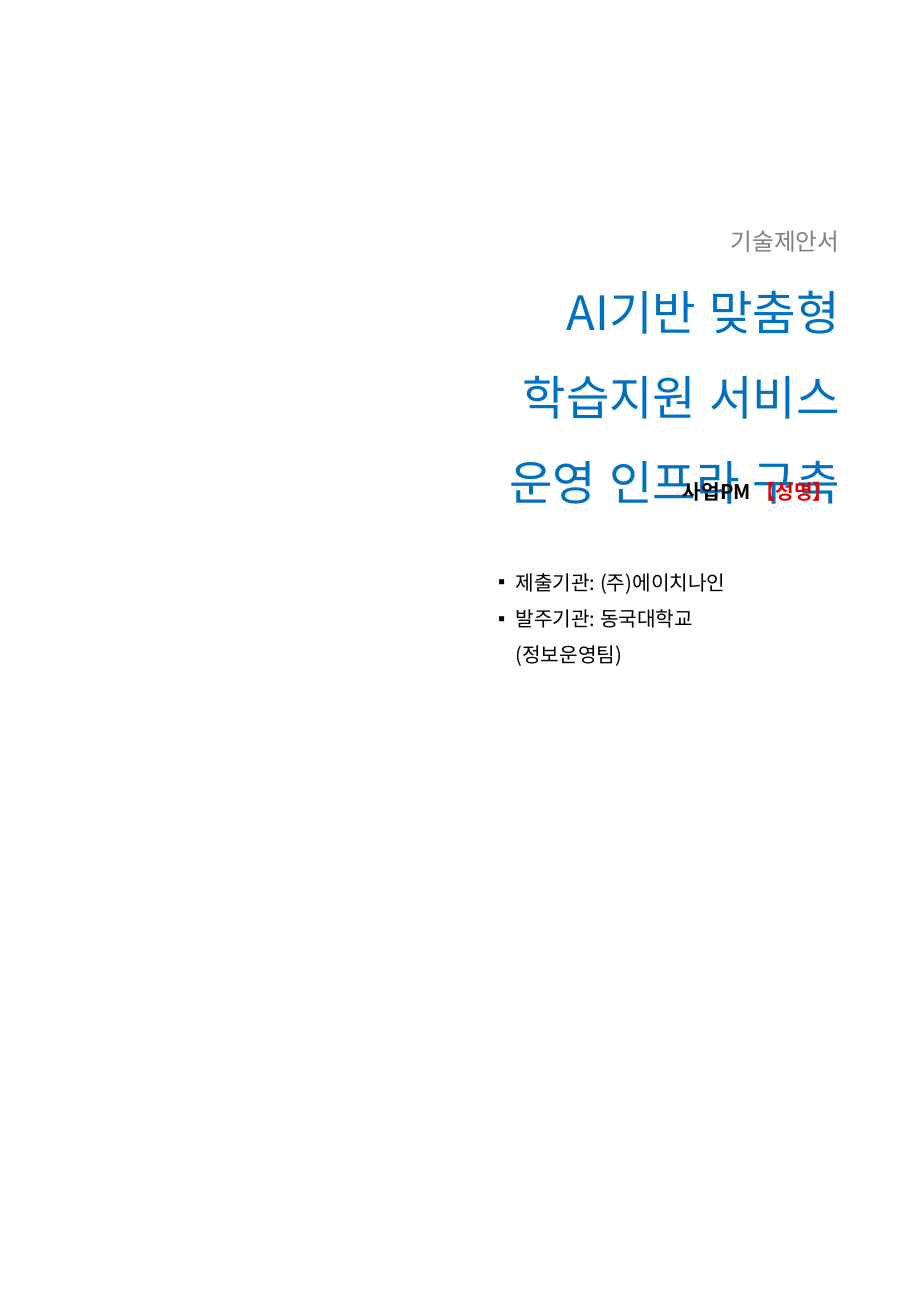
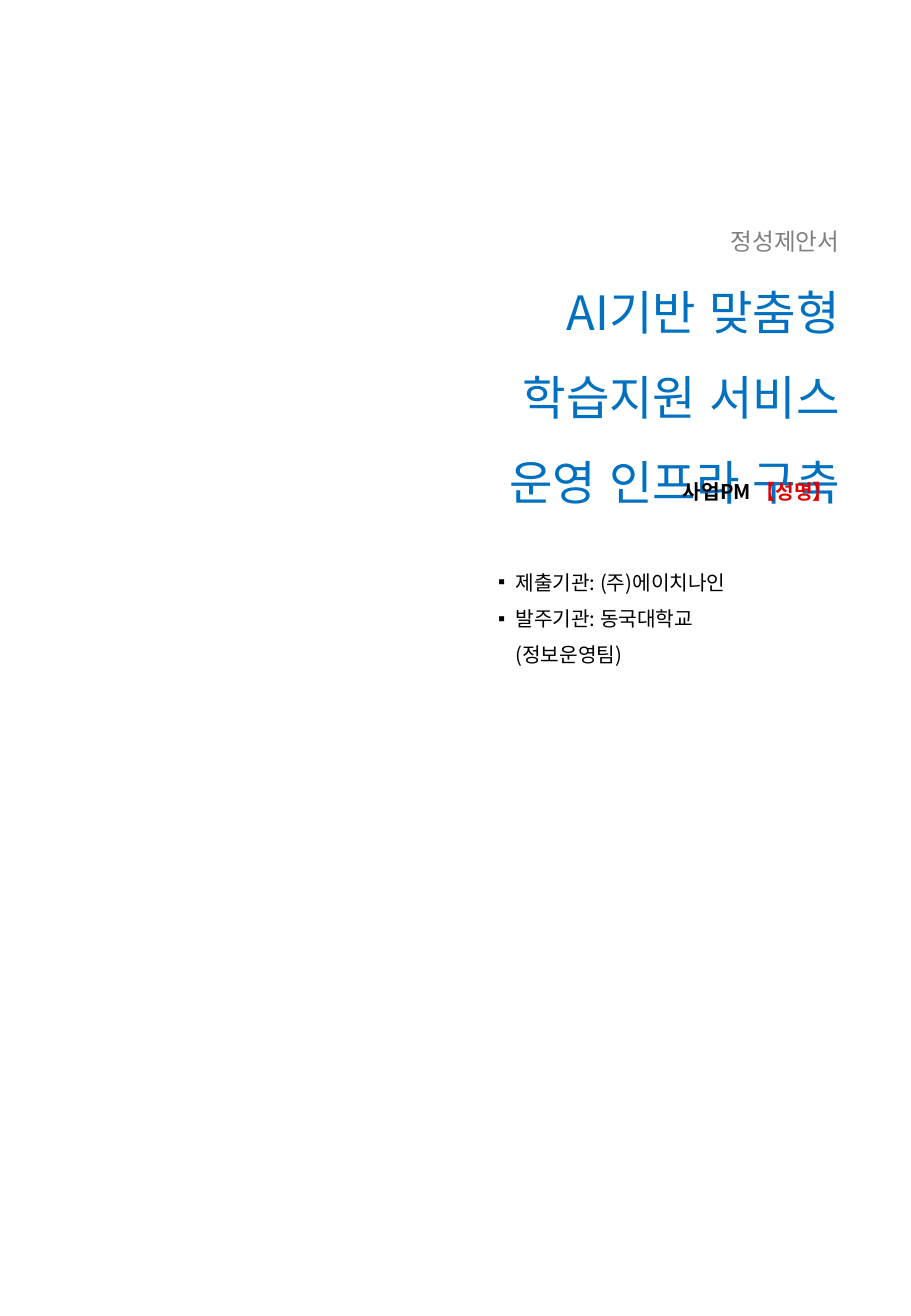
Before and after one commit to hwangsteeve-tech/hbjw, a slide deck: slide 1 of proposals/2026-10_dgu-dadam-infra/dgu_proposal.pptx. Drawn at 911x1316 pixels with LibreOffice and Linux fonts; fonts in the diff are those of the drawing; background and template pictures are left out. Boxes give left, top, right and bottom in pixels: in the first picture for what was removed or moved away, otherwise in the second. Text is boxed around its words. In the diff, an @@ line names an element or a change of style, - is before the commit and + after.

```diff
--- a/proposals/2026-10_dgu-dadam-infra/dgu_proposal.pptx
+++ b/proposals/2026-10_dgu-dadam-infra/dgu_proposal.pptx
@@ text at (731, 230, 840, 252): text changed @@
-기술제안서
+정성제안서
```
Also in this commit, not shown: 12 other files.
